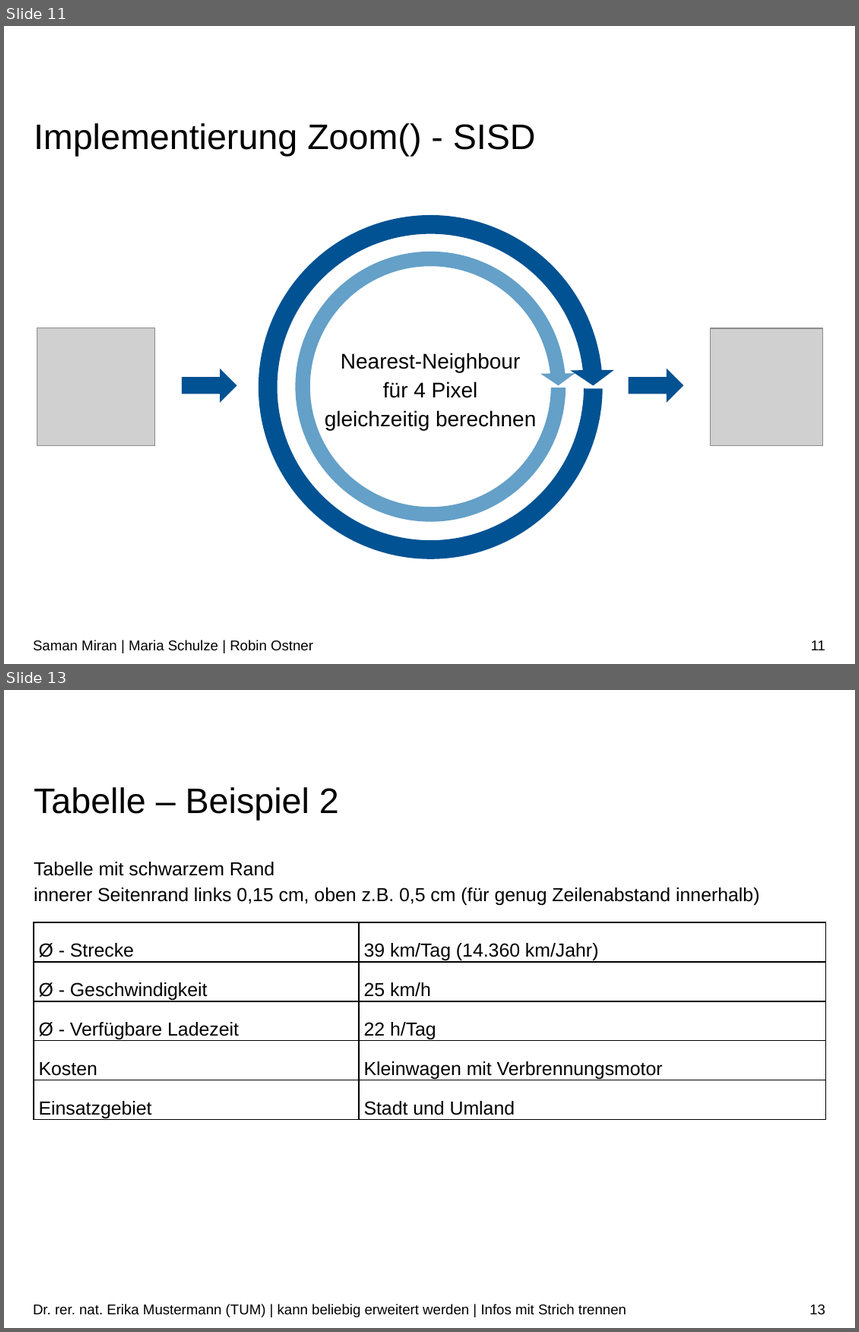
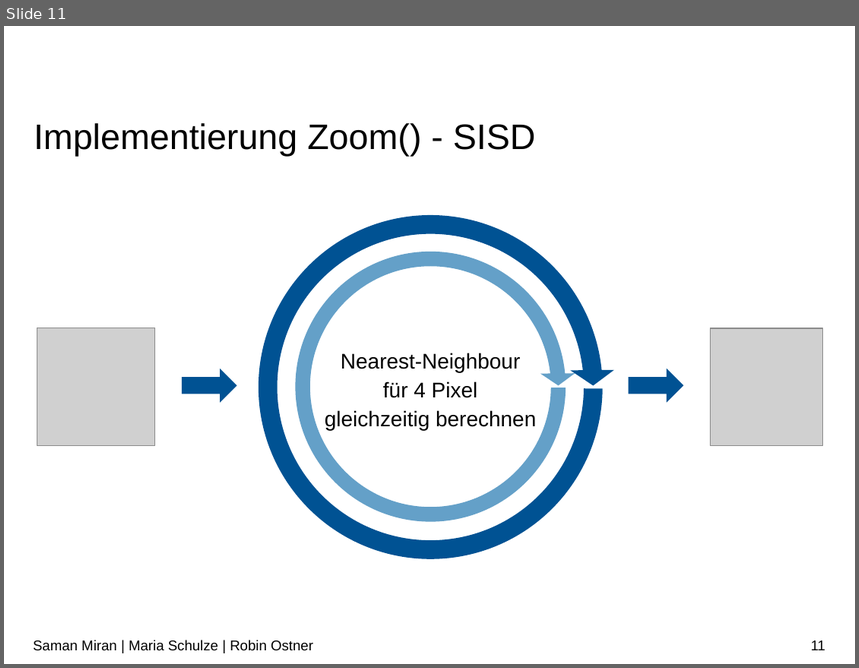
Before and after one commit to RobinOstner/bestASP, a slide deck: Praktikum ASP – Team 15.pptx. Shown one above the other, each under a label of ours: slides 11 and 13 before the commit, slide 11 after it; the slides between them are not shown. The pictures are 859x1332 and 859x668 pixels, drawn with LibreOffice and Linux fonts; fonts in the diff are those of the drawing; grey boxes stand for pictures; background and template pictures are left out. Boxes give left, top, right and bottom in pixels: in the first picture for what was removed or moved away, otherwise in the second. Text is boxed around its words. In the diff, an @@ line names an element or a change of style, - is before the commit and + after.

Commit message:
Powerpoint WIP

```diff
--- a/Praktikum ASP – Team 15.pptx
+++ b/Praktikum ASP – Team 15.pptx
@@ slide 13 removed at (4,690,855,1328), background #FFFFFF @@
@@ title removed at (34,787,339,820) @@
-Tabelle – Beispiel 2
@@ text removed at (34,862,759,905) @@
-Tabelle mit schwarzem Rand
-innerer Seitenrand links 0,15 cm, oben z.B. 0,5 cm (für genug Zeilenabstand innerhalb)
@@ table removed at (34,923,826,1122), 5 rows, 2 columns @@
-Ø - Strecke | 39 km/Tag (14.360 km/Jahr)
-Ø - Geschwindigkeit | 25 km/h
-Ø - Verfügbare Ladezeit | 22 h/Tag
-Kosten | Kleinwagen mit Verbrennungsmotor
-Einsatzgebiet | Stadt und Umland
@@ text removed at (33,1304,626,1318) @@
-Dr. rer. nat. Erika Mustermann (TUM) | kann beliebig erweitert werden | Infos mit Strich trennen
@@ page number removed at (810,1305,826,1315) @@
-13
```
Also in this commit, not shown: 2 slides added, 3 other slides removed.
